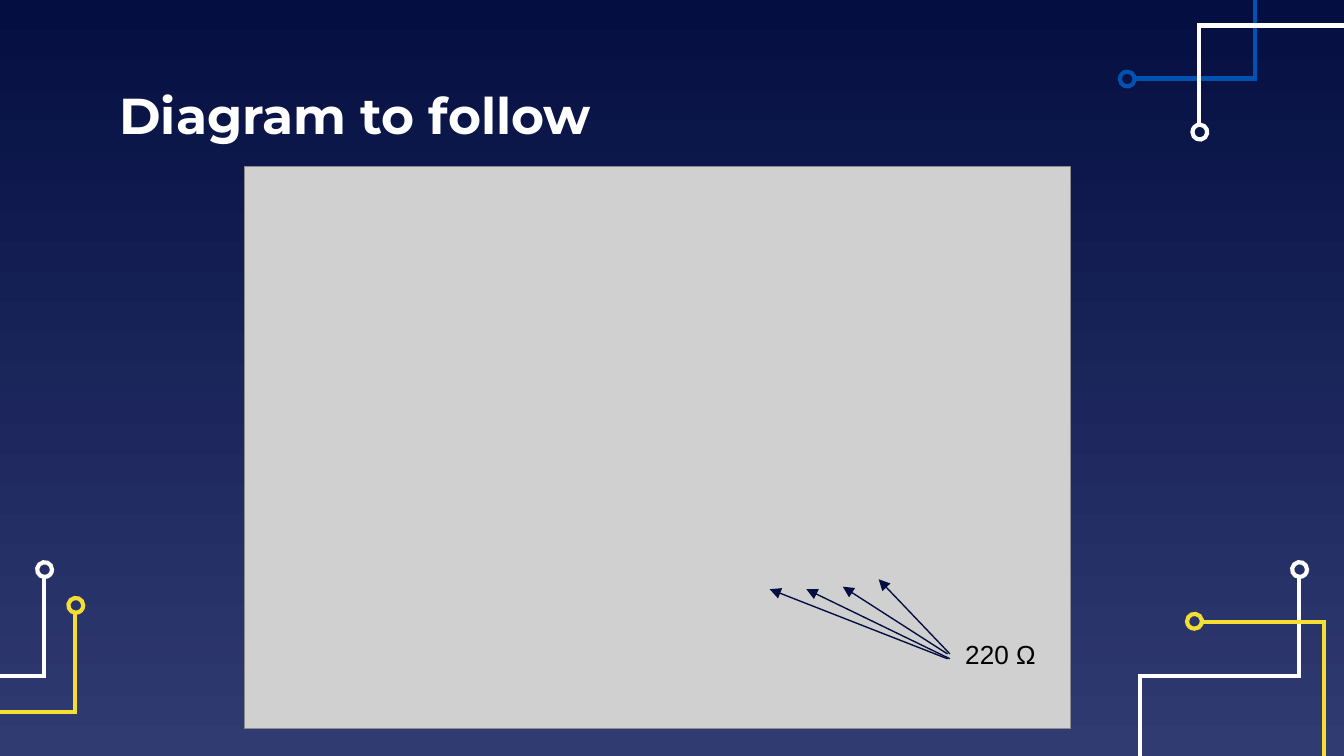
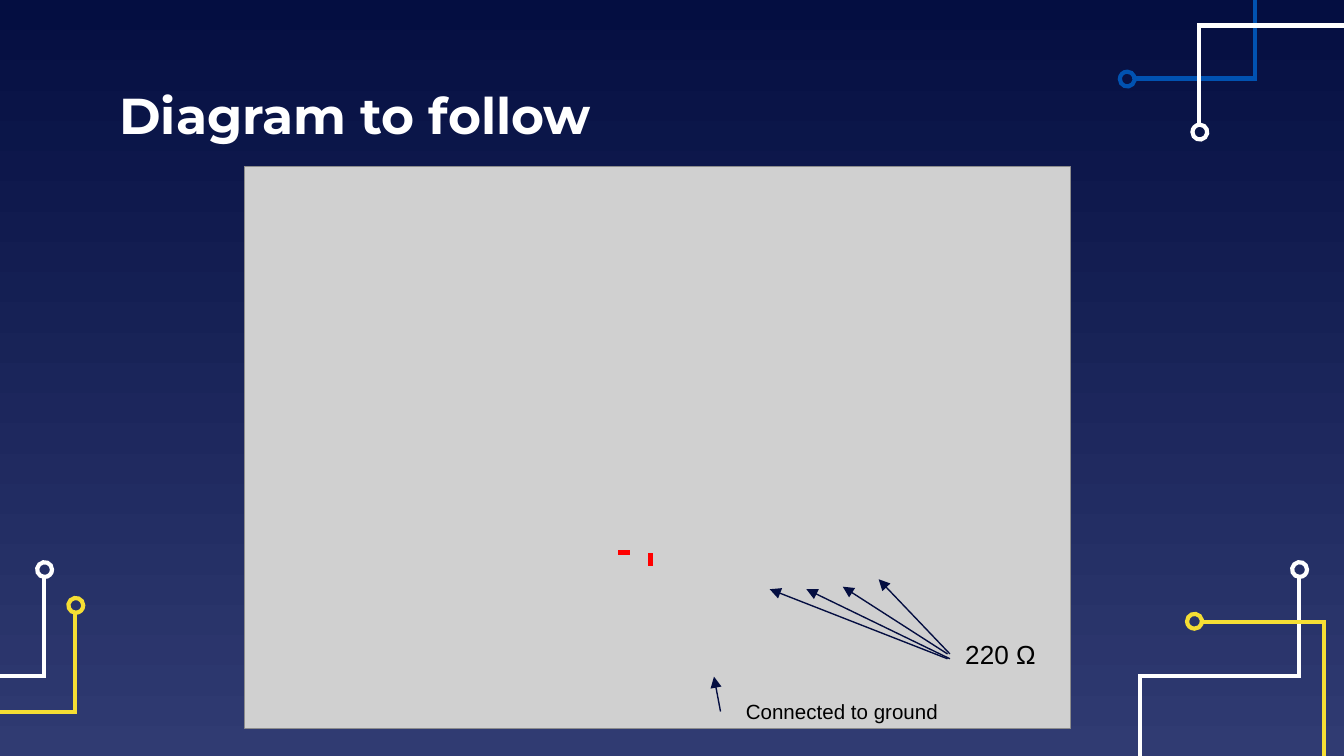
Before and after one commit to EELabMan/Arduino-3-Motors-and-Servos, a slide deck: slide 34 of Arduino Workshop 3 Motors and Servos.pptx (slide 33 before the commit). Drawn at 1344x756 pixels with LibreOffice and Linux fonts; fonts in the diff are those of the drawing; grey boxes stand for pictures. Boxes give left, top, right and bottom in pixels: in the first picture for what was removed or moved away, otherwise in the second. Text is boxed around its words. In the diff, an @@ line names an element or a change of style, - is before the commit and + after.

```diff
--- a/Arduino Workshop 3 Motors and Servos.pptx
+++ b/Arduino Workshop 3 Motors and Servos.pptx
@@ line added from (618, 552) to (630, 552), #FF0000 3 pt @@
@@ line added from (650, 566) to (650, 552), #FF0000 3 pt @@
@@ arrow added from (720, 711) to (714, 676), #040E41 0.75 pt @@
@@ text added at <box>746,704,938,724</box>, 11 pt, text #000000 @@
+Connected to ground
```
Also in this commit, not shown: 4 other slides changed, 1 slide added.
